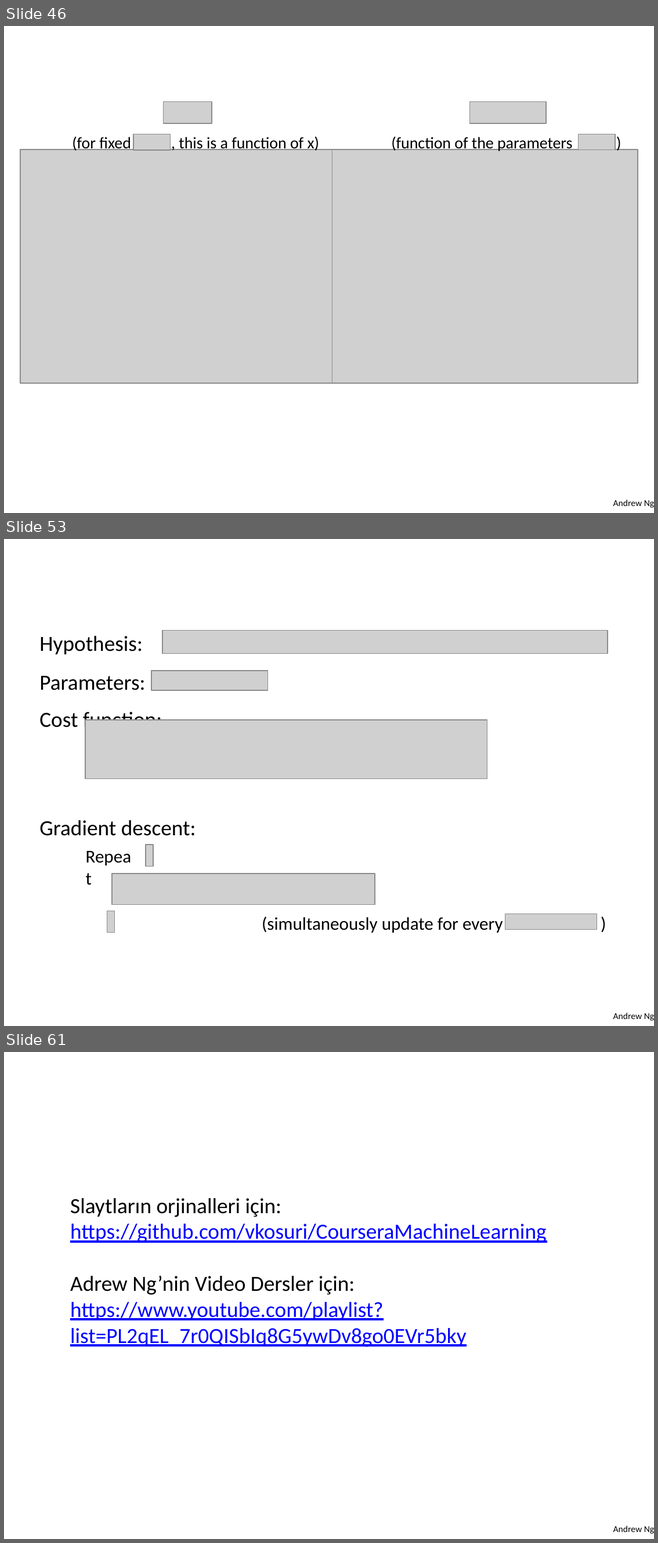
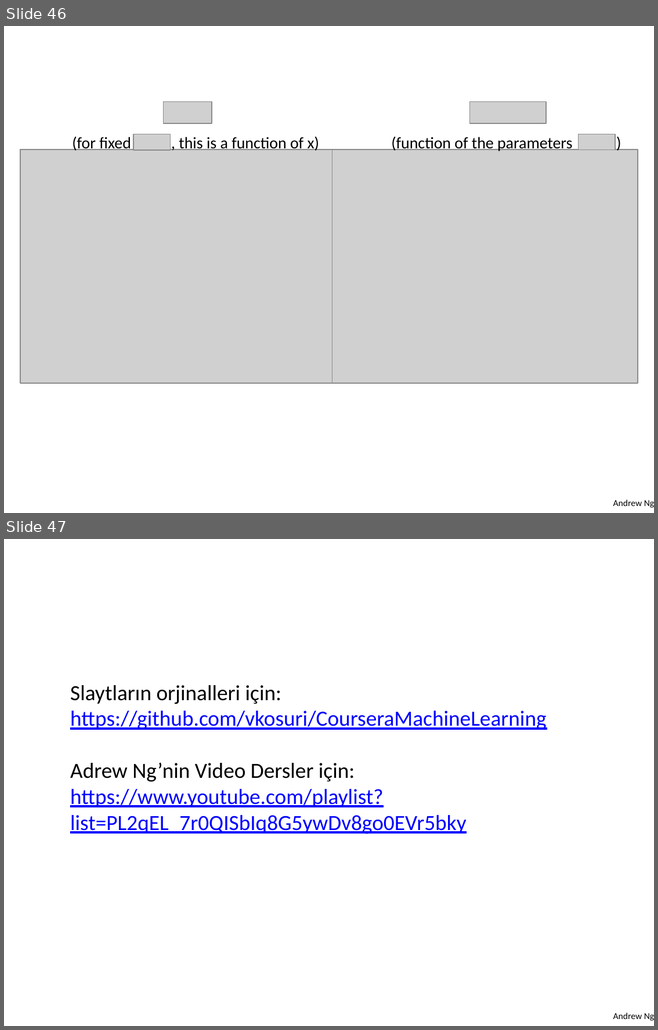
Before and after one commit to asenturk/asenturk.github.io, a slide deck: eem272/dersler/images/02_slayt.pptx. Shown one above the other, each under a label of ours: slides 46, 53 and 61 before the commit, slides 46 and 47 after it; the slides between them are not shown. The pictures are 658x1543 and 658x1030 pixels, drawn with LibreOffice and Linux fonts; fonts in the diff are those of the drawing; grey boxes stand for pictures. Boxes give left, top, right and bottom in pixels: in the first picture for what was removed or moved away, otherwise in the second. Text is boxed around its words. In the diff, an @@ line names an element or a change of style, - is before the commit and + after.

```diff
--- a/eem272/dersler/images/02_slayt.pptx
+++ b/eem272/dersler/images/02_slayt.pptx
@@ slide 53 removed at [4,539,654,1026], background #FFFFFF; not listed: 1 template element that a slide beside it also shows @@
@@ text removed at [39,636,143,654] @@
-Hypothesis:
@@ picture removed at [162,630,608,653] @@
@@ text removed at [39,676,145,690] @@
-Parameters:
@@ picture removed at [151,671,267,690] @@
@@ text removed at [39,709,162,733] @@
-Cost function:
@@ picture removed at [85,720,487,779] @@
@@ group removed at [39,820,596,933]: 4 pictures, 3 texts @@
-(simultaneously update for every )
-Repeat
-Gradient descent:
@@ what was slide 61 is now slide 47 @@
```
Also in this commit, not shown: 13 other slides removed, 4 other files.
